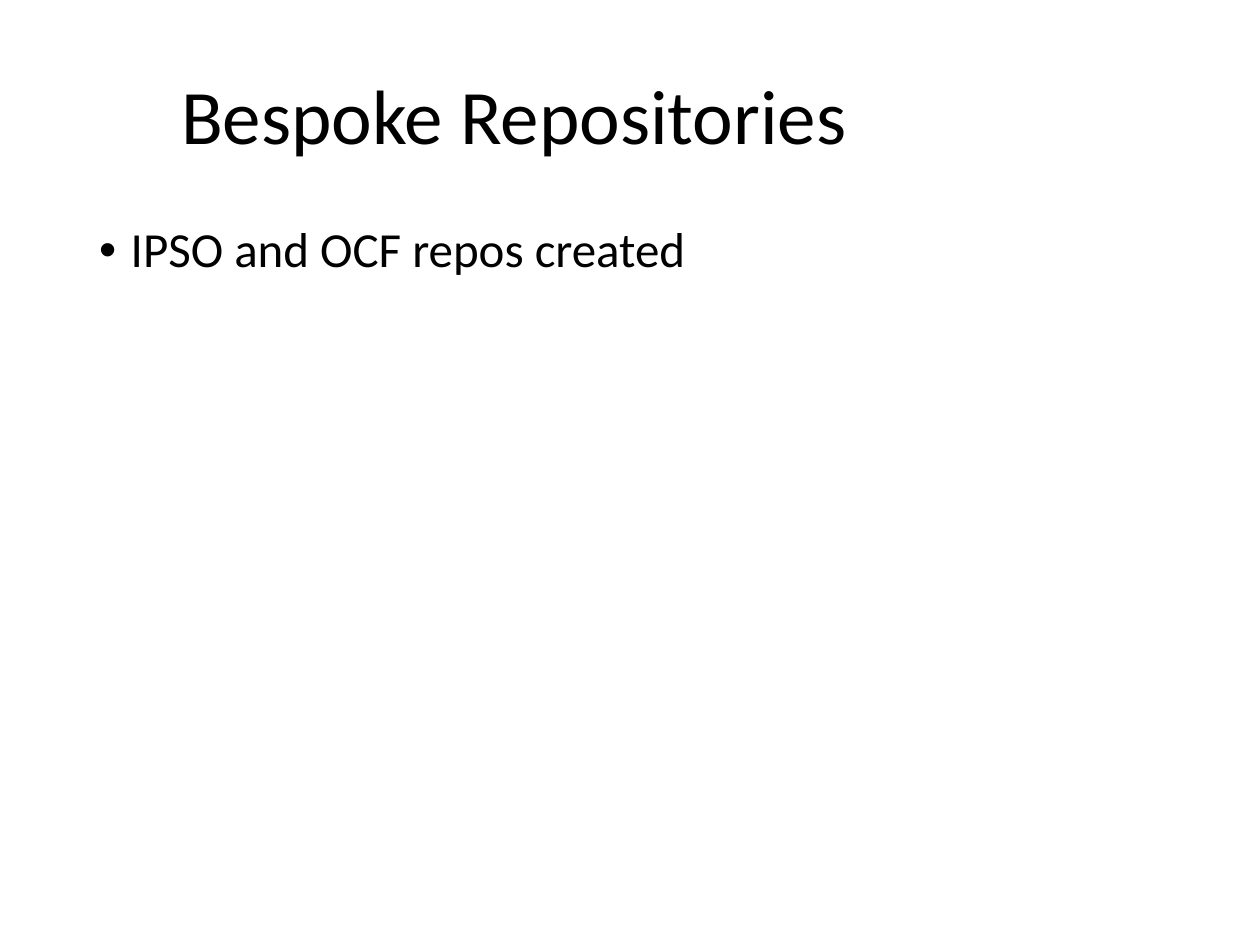
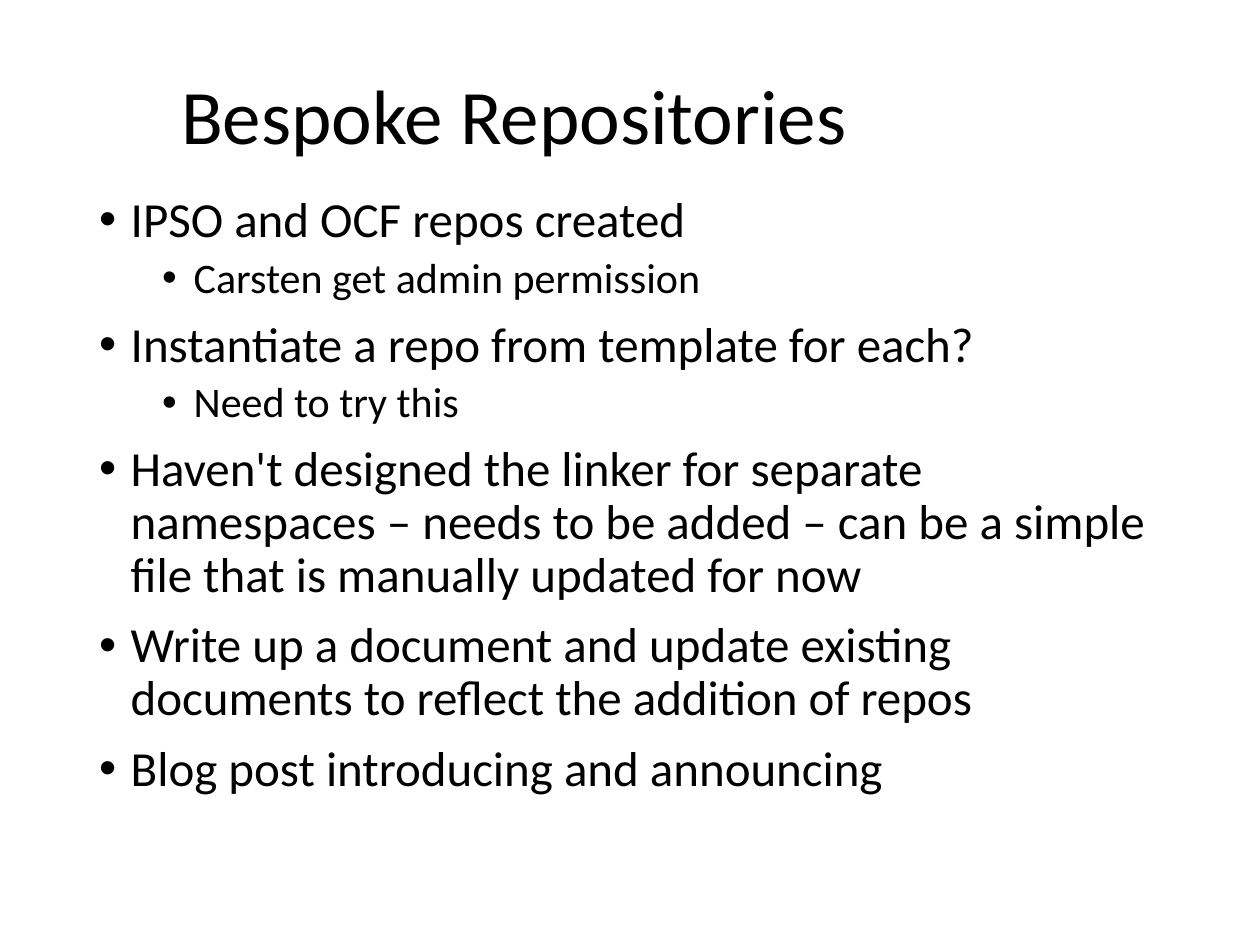
Before and after one commit to one-data-model/onedm-admin, a slide deck: slide 3 of Agenda Materials/onedm-agenda-2022-02-07.pptx. Drawn at 1260x945 pixels with LibreOffice and Linux fonts; fonts in the diff are those of the drawing; background and template pictures are left out. Boxes give left, top, right and bottom in pixels: in the first picture for what was removed or moved away, otherwise in the second. Text is boxed around its words. In the diff, an @@ line names an element or a change of style, - is before the commit and + after.

```diff
--- a/Agenda Materials/onedm-agenda-2022-02-07.pptx
+++ b/Agenda Materials/onedm-agenda-2022-02-07.pptx
@@ text "IPSO and OCF repos created": place and size @@
-text "IPSO and OCF repos created" at <box>131,233,685,275</box>
+text "IPSO and OCF repos created" at <box>131,203,1145,795</box>
@@ text at <box>131,263,1145,795</box>: paragraphs added @@
+  • Carsten get admin permission
+• Instantiate a repo from template for each?
+  • Need to try this
+• Haven't designed the linker for separate namespaces – needs to be added – can be a simple file that is manually updated for now
+• Write up a document and update existing documents to reflect the addition of repos
+• Blog post introducing and announcing
```
Also in this commit, not shown: 2 other slides changed.
